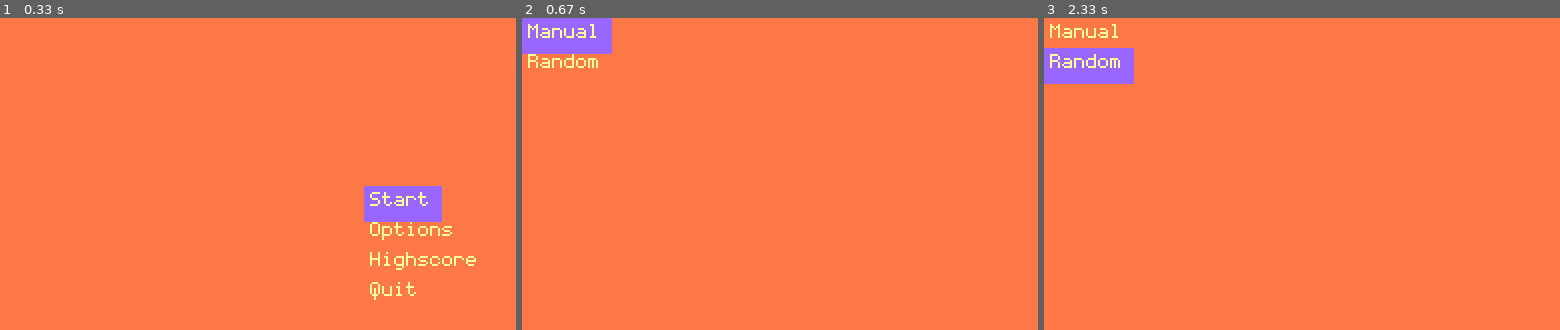
Above: before the commit, frames 1-3 (left to right).
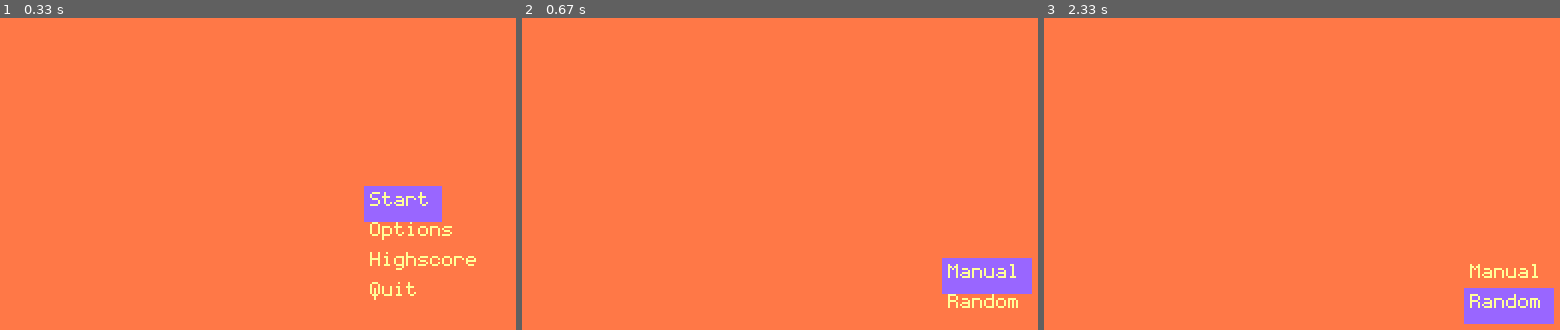
Above: after the commit, the same moments.

Repository: Roland00111/Trumpocalypse
Game: pygame game, started from Trumpoclypse UI/Trumpocalypse.py
Same seed, same stepped clock (60 frames per second), same inputs: the game is played once before the commit and once after it. The source is Python 2; it was converted automatically to run under Python 3.
Inputs:
- Up to frame 1 (0.33 s): no input
- Up to frame 2 (0.67 s): tap Enter at 0.33 s
- Up to frame 3 (2.33 s): hold Up 0.67-1.13 s; hold Down 1.17-1.47 s; hold Up from 2.3 s (still down)

Frame 1 is identical in both runs. In frame 2, 4.5% of the frame differs, in the area x 0-99%, y 0-93%; in frame 3, 4.4%.

Commit message:
Update Trumpocalypse.py

Diff:
--- a/Trumpoclypse UI/Trumpocalypse.py
+++ b/Trumpoclypse UI/Trumpocalypse.py
@@ -116,7 +116,7 @@
 def high_scores():
     surface.fill((255,120,71)) #Color of the background of window
     menu.init(['High Scores'], surface)
-    menu.move_menu(0, 0) #optional (the actual lettering ie. Start,Options...)
+    menu.move_menu(420, 240) #optional (the actual lettering ie. Start,Options...)
     menu.draw()
     pygame.display.update()
     pass
@@ -124,7 +124,7 @@
 def create_character():
     surface.fill((255,120,71)) #Color of the background of window
     menu.init(['Manual','Random'], surface)
-    menu.move_menu(0, 0) #optional (the actual lettering ie. Start,Options...)
+    menu.move_menu(420, 240) #optional (the actual lettering ie. Start,Options...)
     menu.draw()
     pygame.display.update()
 
